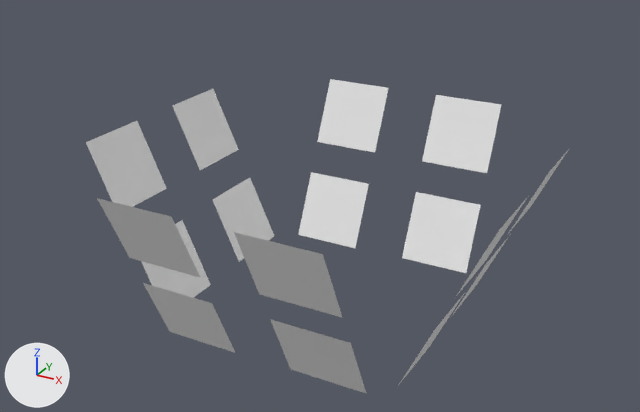
One commit to the OBJ model Assets/scoreDynamicblend.obj: the scene before it, then after it.
Before and after are seen from a camera (50 mm lens) standing at (9.94, -17.99, 12.46) and looking at (-0.04, 0.16, 3.39). Lighting does not change. The marker at lower left points along +X, +Y and +Z. Where no turn or scale is listed for an object, it has been applied to the vertices.

The scene before the commit, as lines of its bpy script (objects in view):
```python
me_plane_000 = bpy.data.meshes.new('Plane.000')
me_plane_000.from_pydata(...)  # 16 vertices, 4 faces; spans x 3.24..5.37, y -2.28..3.26, z 0.47..4.96
me_plane_000.materials.append(mat_none)  # white #e7e7e7
me_plane_001 = bpy.data.meshes.new('Plane.001')
me_plane_001.from_pydata(...)  # 16 vertices, 4 faces; spans x -2.79..2.75, y 3.7..5.82, z 0.47..4.96
me_plane_001.materials.append(mat_none)  # white #e7e7e7
me_plane_002 = bpy.data.meshes.new('Plane.002')
me_plane_002.from_pydata(...)  # 16 vertices, 4 faces; spans x -2.73..2.81, y -4.92..-2.8, z 0.47..4.96
me_plane_002.materials.append(mat_none)  # white #e7e7e7
me_plane_003 = bpy.data.meshes.new('Plane.003')
me_plane_003.from_pydata(...)  # 16 vertices, 4 faces; spans x -5.4..-3.28, y -2.32..3.22, z 0.47..4.96
me_plane_003.materials.append(mat_none)  # white #e7e7e7
ob_plane_000 = bpy.data.objects.new('Plane.000', me_plane_000)
ob_plane_000.location = (0.0, 0.0, 0.0)
ob_plane_001 = bpy.data.objects.new('Plane.001', me_plane_001)
ob_plane_001.location = (0.0, 0.0, 0.0)
ob_plane_002 = bpy.data.objects.new('Plane.002', me_plane_002)
ob_plane_002.location = (0.0, 0.0, 0.0)
ob_plane_003 = bpy.data.objects.new('Plane.003', me_plane_003)
ob_plane_003.location = (0.0, 0.0, 0.0)
```
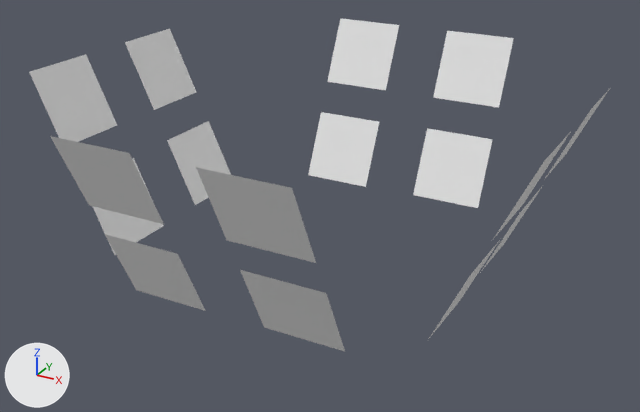
Pixel boxes [x1, y1, x2, y2] of what changed, in the pictures (640 x 412 px; the box of a moved part takes in the faces that stretch with it):
```json
{"object": "Plane.001", "change": "reshaped", "before": [298, 79, 501, 273], "after": [308, 18, 514, 208]}
{"object": "Plane.002", "change": "reshaped", "before": [97, 198, 366, 393], "after": [50, 136, 345, 351], "on screen": "10% wider, 10% taller"}
{"object": "Plane.003", "change": "reshaped", "before": [86, 89, 274, 297], "after": [29, 29, 231, 255]}
{"part": 1, "of": "me_plane_001", "change": "moved or reshaped", "before": [317, 79, 388, 152], "after": [308, 112, 379, 187]}
{"part": 2, "of": "me_plane_001", "change": "moved or reshaped", "before": [422, 95, 501, 173], "after": [433, 31, 514, 107]}
{"part": 3, "of": "me_plane_001", "change": "moved or reshaped", "before": [298, 172, 369, 248], "after": [327, 18, 399, 90]}
{"part": 4, "of": "me_plane_001", "change": "moved or reshaped", "before": [402, 192, 481, 273], "after": [413, 128, 493, 208]}
{"part": 5, "of": "me_plane_002", "change": "moved or reshaped", "before": [234, 232, 343, 318], "after": [240, 270, 345, 351]}
{"part": 6, "of": "me_plane_002", "change": "moved or reshaped", "before": [97, 198, 200, 277], "after": [50, 136, 164, 224]}
{"part": 7, "of": "me_plane_002", "change": "moved or reshaped", "before": [270, 319, 366, 393], "after": [196, 167, 316, 263]}
{"part": 8, "of": "me_plane_002", "change": "moved or reshaped", "before": [143, 283, 235, 353], "after": [105, 234, 205, 311]}
{"part": 9, "of": "me_plane_003", "change": "moved or reshaped", "before": [86, 121, 167, 207], "after": [92, 158, 164, 255]}
{"part": 10, "of": "me_plane_003", "change": "moved or reshaped", "before": [173, 89, 239, 170], "after": [125, 29, 196, 110]}
{"part": 11, "of": "me_plane_003", "change": "moved or reshaped", "before": [141, 220, 211, 297], "after": [29, 54, 117, 142]}
{"part": 12, "of": "me_plane_003", "change": "moved or reshaped", "before": [213, 177, 274, 262], "after": [167, 121, 231, 205]}
```

Scene script edits in JSON lines:
```json
{"block": "me_plane_001", "where": "me_plane_001.from_pydata(...)  # 16 vertices, 4 faces; spans x -2.79..2.75, y 3.7..5.82, z 0.47..4.96"}
{"block": "me_plane_001", "where": "# used by ob_plane_001; location = (0.0, 0.0, 0.0)"}
{"block": "me_plane_001", "change": "me_plane_001 part 1: the loose piece of 4 vertices spanning x -2.79..-0.79, y 4.98..5.82, z 3.14..4.96 is moved by (0.01, -0.61, -0.9)"}
{"block": "me_plane_001", "change": "me_plane_001 part 2: the loose piece of 4 vertices spanning x 0.74..2.74, y 4.98..5.82, z 3.14..4.96 is moved by (-0.02, 0.68, 1.77)"}
{"block": "me_plane_001", "change": "me_plane_001 part 3: the loose piece of 4 vertices spanning x -2.76..-0.76, y 3.7..4.54, z 0.47..2.29 is moved by (-0.05, 1.97, 4.44)"}
{"block": "me_plane_001", "change": "me_plane_001 part 4: the loose piece of 4 vertices spanning x 0.75..2.75, y 3.76..4.6, z 0.49..2.31 is moved by (-0.02, 0.68, 1.77)"}
{"block": "me_plane_002", "where": "me_plane_002.from_pydata(...)  # 16 vertices, 4 faces; spans x -2.73..2.81, y -4.92..-2.8, z 0.47..4.96"}
{"block": "me_plane_002", "where": "# used by ob_plane_002; location = (0.0, 0.0, 0.0)"}
{"block": "me_plane_002", "change": "me_plane_002 part 5: the loose piece of 4 vertices spanning x 0.81..2.81, y -4.92..-4.08, z 3.14..4.96 is moved by (-0.03, 0.19, -0.93)"}
{"block": "me_plane_002", "change": "me_plane_002 part 6: the loose piece of 4 vertices spanning x -2.72..-0.72, y -4.92..-4.08, z 3.14..4.96 is moved by (0.0, -1.09, 1.74)"}
{"block": "me_plane_002", "change": "me_plane_002 part 7: the loose piece of 4 vertices spanning x 0.79..2.79, y -3.64..-2.8, z 0.47..2.29 is moved by (0.03, -2.38, 4.41)"}
{"block": "me_plane_002", "change": "me_plane_002 part 8: the loose piece of 4 vertices spanning x -2.73..-0.73, y -3.7..-2.86, z 0.49..2.31 is moved by (0.0, -1.09, 1.74)"}
{"block": "me_plane_003", "where": "me_plane_003.from_pydata(...)  # 16 vertices, 4 faces; spans x -5.4..-3.28, y -2.32..3.22, z 0.47..4.96"}
{"block": "me_plane_003", "where": "# used by ob_plane_003; location = (0.0, 0.0, 0.0)"}
{"block": "me_plane_003", "change": "me_plane_003 part 9: the loose piece of 4 vertices spanning x -5.4..-4.56, y -2.32..-0.32, z 3.14..4.96 is moved by (0.25, -0.54, -0.86)"}
{"block": "me_plane_003", "change": "me_plane_003 part 10: the loose piece of 4 vertices spanning x -5.4..-4.56, y 1.21..3.21, z 3.14..4.96 is moved by (-1.04, -0.57, 1.81)"}
{"block": "me_plane_003", "change": "me_plane_003 part 11: the loose piece of 4 vertices spanning x -4.12..-3.28, y -2.3..-0.3, z 0.47..2.29 is moved by (-2.32, -0.6, 4.48)"}
{"block": "me_plane_003", "change": "me_plane_003 part 12: the loose piece of 4 vertices spanning x -4.18..-3.34, y 1.22..3.22, z 0.49..2.31 is moved by (-1.04, -0.57, 1.81)"}
```
